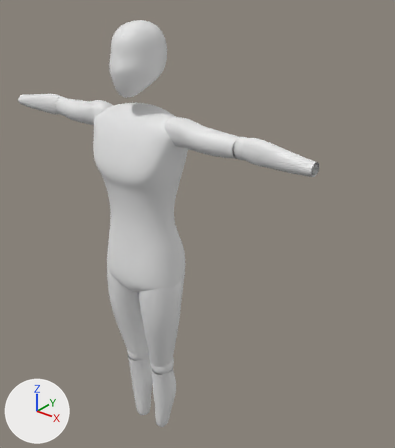
One commit to the Blender file Assets/General/Models/Character/BasicChar/Basic_Character.blend: the scene before it, then after it.
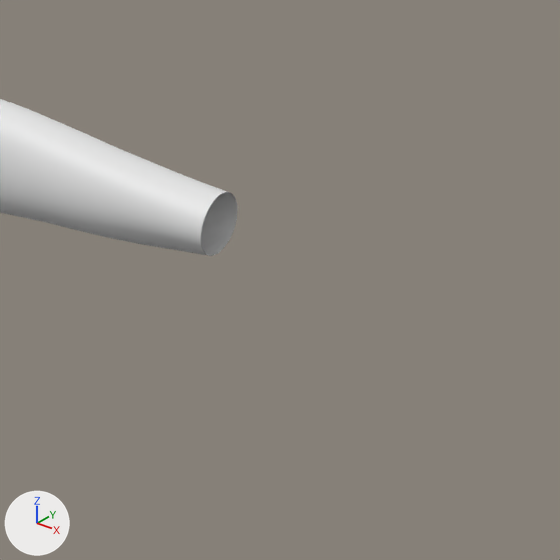
The first picture shows the older version from a 50 mm lens placed at (6.41, -6.43, 2.79), pointed at (0.75, 0.65, -1.6). The close-ups show both versions on the part from 67% to 100% of the width and 26% to 55% of the height of that picture; other places that the commit changed are outside them. Arrows for +X, +Y and +Z are at lower left; the lights stay in place. The same objects are shown in both versions, whatever each file hides.

The first close-up shows 'Arm.L'.
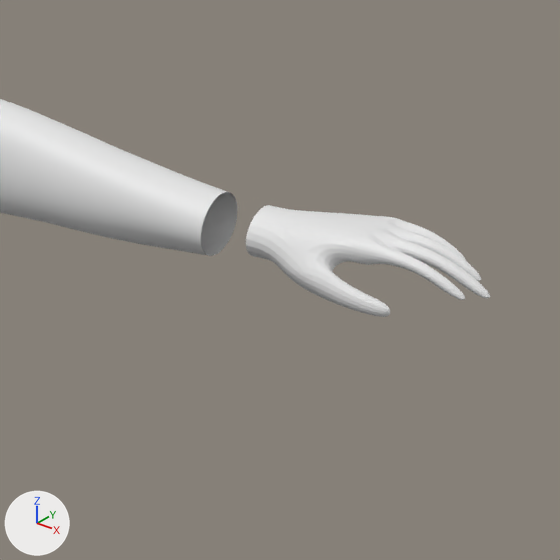
The edits, one by one:
Mesh me_cylinder_002 is new.
It has 91 vertices, 102 faces and spans x -0.264..0.253, y -0.106..0.184, z -0.563..0.453.
Object 'Arm.L.001' (ob_arm_l_001) is new; it shows me_cylinder_002.
Its location is (3.771, 0.028, 0.234).
Its rotation in degrees is (270, 0, 90).
Its scale is (-0.724, 0.791, 0.791).
It gains a SUBSURF modifier named 'Subsurf'.
Modifier setting: levels = 0.

Changed parts and their boxes (x1, y1, x2, y2) in the close-ups (560 x 560 px):
'Arm.L.001', added
    after: (246, 205, 490, 317)
